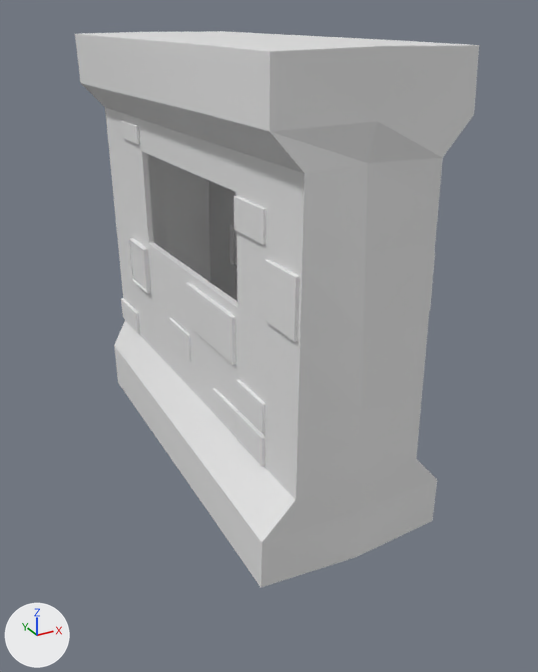
Two versions of the Blender file env_wallWindow_bellaMartos_01.blend, one commit apart.
Rendered twice from a camera (50 mm lens) standing at (-0.99, -11.48, 4.71) and looking at (2.22, -5.65, 1.8). The axes (+X, +Y, +Z) are drawn at lower left. The lights are the same throughout. The older version comes first.
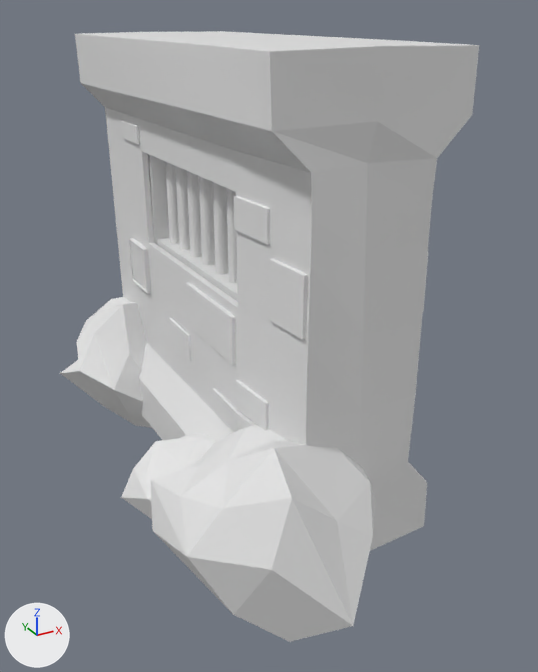
Boxes [x1, y1, x2, y2] around the edits, measured in the pictures (538 x 672 px; the box of a moved part takes in the faces that stretch with it):
'Cube', reshaped (7% shorter): before [75, 31, 479, 588]; after [75, 31, 479, 551]
'Icosphere', added: after [151, 425, 375, 642]
'Icosphere.002', added: after [60, 297, 152, 428]
'Icosphere.001', added: after [121, 434, 216, 519]
'Cube.003', added: after [148, 154, 170, 244]
'Cylinder.004', added: after [213, 182, 229, 274]
'Cube.001', added: after [155, 238, 237, 301]
'Cylinder.003', added: after [199, 176, 215, 265]
'Cylinder.002', added: after [187, 171, 202, 257]
'Cylinder.001', added: after [175, 166, 190, 250]
'Cylinder', added: after [165, 162, 179, 244]
'Cylinder.005', added: after [227, 189, 237, 283]
part 1 of me_cube_003, moved or reshaped: before [128, 77, 477, 588]; after [139, 77, 476, 551]

The change in detail:
me_cube_003 is used by ob_cube; location (2.25, -5.09, 2.35); scale (0.737, 0.786, 2.12).
me_cube_003 had 267 vertices, 242 faces, 1 loose edge and spanned x -1.26..1.0, y -2.81..2.82, z -1.01..1.01.
me_cube_003 now has 267 vertices, 242 faces, 1 loose edge and spans x -1.21..1.0, y -2.81..2.82, z -1.01..1.01.
me_cube_003 part 1: 69 of 267 vertices moved; they spanned x -1.26..0.0, y -2.67..1.4, z -1.0..0.77 and now span x -1.16..0.0, y -2.68..1.4, z -1.0..0.77; mean shift (0.05, 0.0, 0.0); largest move (-1.25, -2.62, -0.77) -> (-1.09, -2.63, -0.76).
Mesh me_cylinder_005 is new.
It is a 32-sided cylinder along z spanning x -1.0..1.0, y -1.0..1.0, z -1.0..1.0.
Mesh me_cube_002 is new.
It is a box spanning x -1.0..1.0, y -1.0..1.0, z -1.0..1.0.
Mesh me_icosphere_002 is new.
It has 42 vertices, 80 faces and spans x -0.96..0.95, y -1.3..1.02, z -0.86..1.06.
Mesh me_icosphere_001 is new.
It has 42 vertices, 80 faces and spans x -1.15..0.94, y -0.99..1.02, z -0.92..1.14.
Mesh me_icosphere is new.
It has 42 vertices, 80 faces and spans x -1.22..0.94, y -0.99..1.02, z -0.92..1.14.
Object 'Cylinder.005' (ob_cylinder_005) is new; it shows me_cylinder_005.
Its location is (1.86, -5.68, 2.88).
Its scale is (-0.0695, 0.0651, 0.453).
Object 'Cylinder.004' (ob_cylinder_004) is new; it shows a copy of me_cylinder_005.
Its location is (1.86, -5.39, 2.88).
Its scale is (-0.0695, 0.0651, 0.453).
Object 'Cylinder.003' (ob_cylinder_003) is new; it shows a copy of me_cylinder_005.
Its location is (1.86, -5.08, 2.88).
Its scale is (-0.0695, 0.0651, 0.453).
Object 'Cylinder.002' (ob_cylinder_002) is new; it shows a copy of me_cylinder_005.
Its location is (1.86, -4.79, 2.87).
Its scale is (-0.0695, 0.0651, 0.453).
Object 'Cylinder.001' (ob_cylinder_001) is new; it shows a copy of me_cylinder_005.
Its location is (1.86, -4.51, 2.88).
Its scale is (-0.0695, 0.0651, 0.453).
Object 'Cylinder' (ob_cylinder) is new; it shows a copy of me_cylinder_005.
Its location is (1.86, -4.24, 2.88).
Its scale is (-0.0695, 0.0651, 0.453).
Object 'Cube.003' (ob_cube_003) is new; it shows me_cube_002.
Its location is (2.24, -3.64, 2.87).
Its scale is (-0.542, 0.42, -0.488).
Object 'Cube.001' (ob_cube_001) is new; it shows a copy of me_cube_002.
Its location is (2.24, -5.02, 2.02).
Its scale is (-0.522, -2.05, -0.408).
Object 'Icosphere.002' (ob_icosphere_002) is new; it shows me_icosphere_002.
Its location is (1.59, -3.13, 0.66).
Its rotation in degrees is (0, 0, -38).
Its scale is (0.741, 0.623, 0.819).
Object 'Icosphere.001' (ob_icosphere_001) is new; it shows me_icosphere_001.
Its location is (1.55, -5.96, 0.43).
Its rotation in degrees is (0, 0, -38).
Its scale is (0.862, 0.802, 0.515).
Object 'Icosphere' (ob_icosphere) is new; it shows me_icosphere.
Its location is (1.6, -6.87, 0.69).
Its rotation in degrees is (0, 0, -38).
Its scale is (0.9, 0.891, 0.819).
